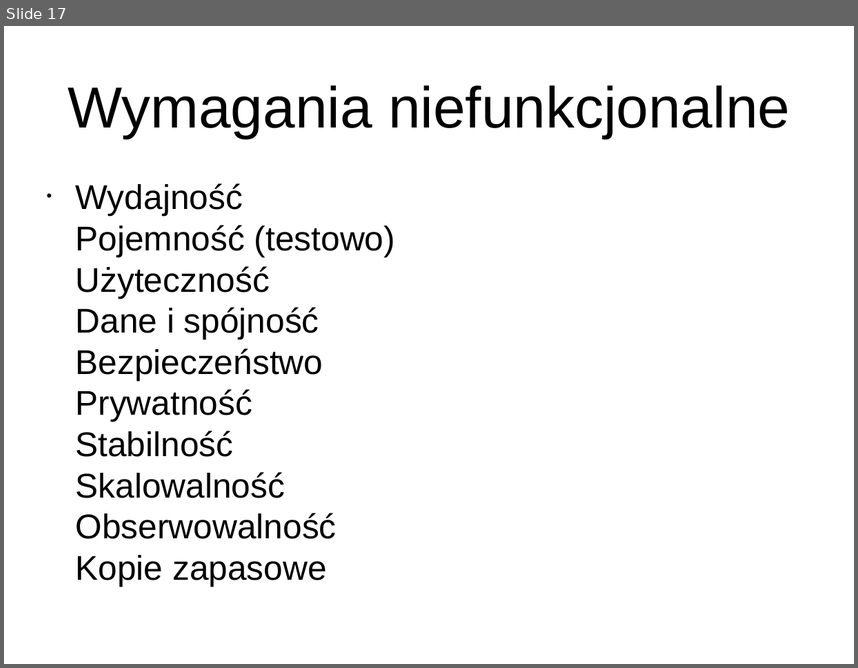
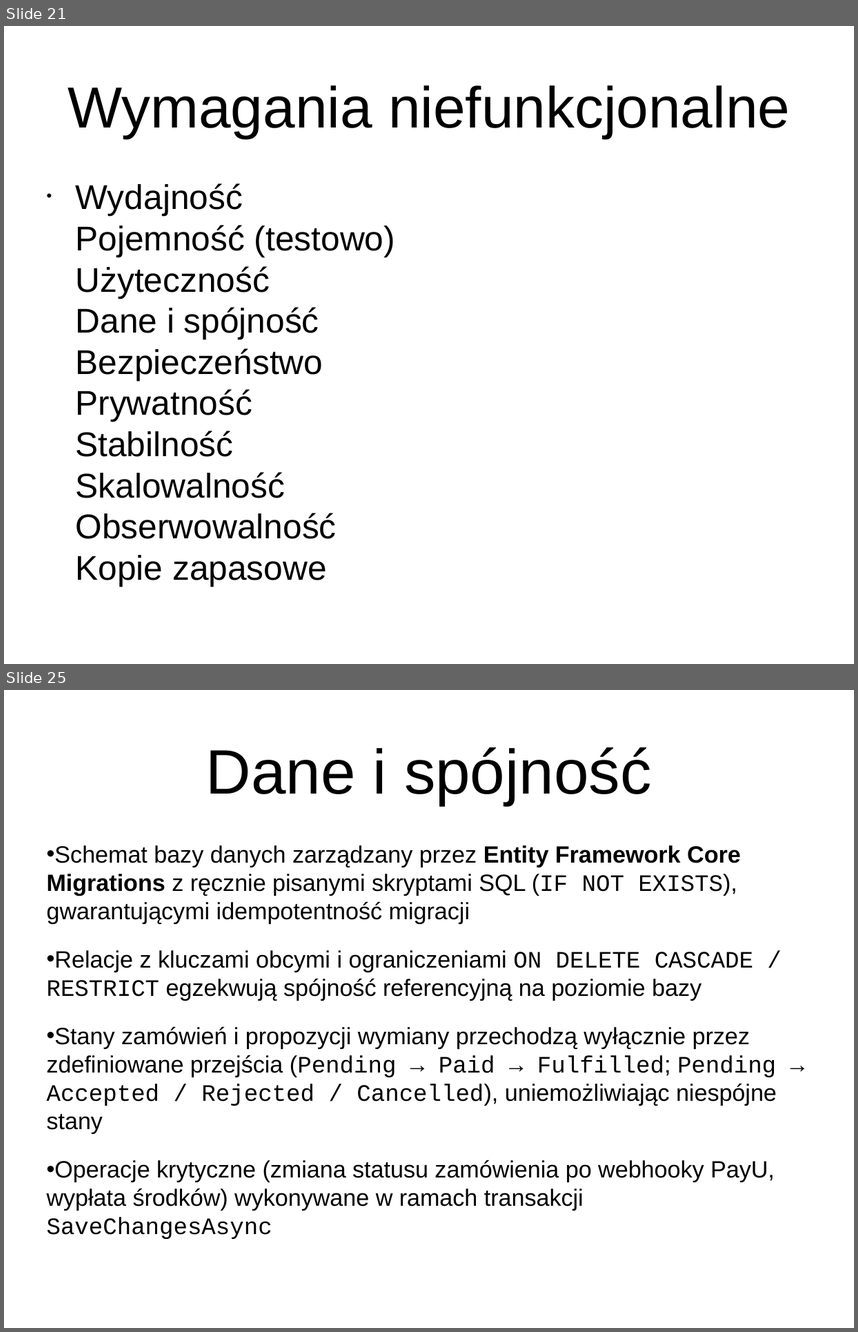
Before and after one commit to Majkul/Projekt_Zespolowy, a slide deck: ProjektZespolowyGr3/Presentation/TH2025GR3.pptx. Shown one above the other, each under a label of ours: slide 17 before the commit, slides 21 and 25 after it; the slides between them are not shown. The pictures are 858x668 and 858x1332 pixels, drawn with LibreOffice and Linux fonts; fonts in the diff are those of the drawing. Boxes give left, top, right and bottom in pixels: in the first picture for what was removed or moved away, otherwise in the second. Text is boxed around its words. In the diff, an @@ line names an element or a change of style, - is before the commit and + after.

```diff
--- a/ProjektZespolowyGr3/Presentation/TH2025GR3.pptx
+++ b/ProjektZespolowyGr3/Presentation/TH2025GR3.pptx
@@ slide 25 added at bbox=[4, 690, 854, 1328], background #FFFFFF @@
@@ title added at bbox=[206, 747, 651, 805], 58.5 pt, text #000000 @@
+Dane i spójność
@@ text added at bbox=[47, 845, 777, 1239], 22 pt, text #000000 @@
+• Schemat bazy danych zarządzany przez Entity Framework Core Migrations z ręcznie pisanymi skryptami SQL (IF NOT EXISTS), gwarantującymi idempotentność migracji
+• Relacje z kluczami obcymi i ograniczeniami ON DELETE CASCADE / RESTRICT egzekwują spójność referencyjną na poziomie bazy
+• Stany zamówień i propozycji wymiany przechodzą wyłącznie przez zdefiniowane przejścia (Pending → Paid → Fulfilled; Pending → Accepted / Rejected / Cancelled), uniemożliwiając niespójne stany
+• Operacje krytyczne (zmiana statusu zamówienia po webhookу PayU, wypłata środków) wykonywane w ramach transakcji SaveChangesAsync
@@ what was slide 17 is now slide 21 @@
```
Also in this commit, not shown: 1 slide changed, 61 other slides added.
